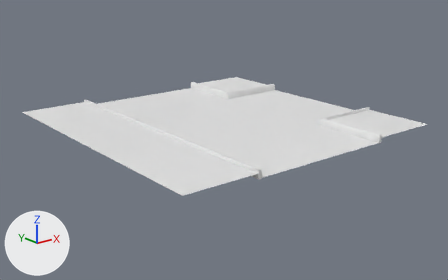
Two versions of the OBJ model Assets/3D models/road T.obj, one commit apart.
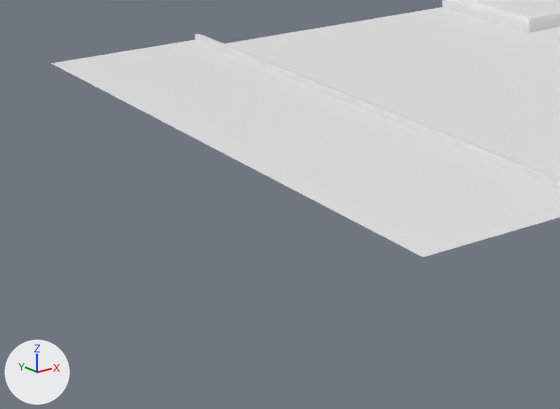
Each version is shown whole from a 50 mm lens placed at (-1540.0, -1966.0, 702.0), pointed at (2.0, -38.0, -69.0), then close up on the part from 0% to 54% of the width and 30% to 93% of the height. Arrows for +X, +Y and +Z are at lower left; the lights stay in place. Where no turn or scale is listed for an object, it has been applied to the vertices. Vertices at the same position are counted once.

Objects in the first close-up: 'road T'.
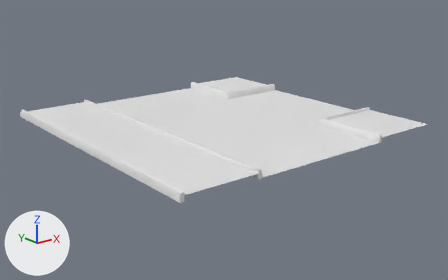
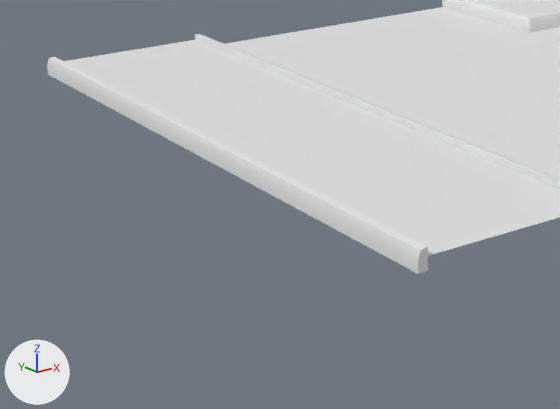
Location of each change, [x1, y1, x2, y2] in pixels of the close-ups (560 x 409 px):
'road T', reshaped: before [51, 0, 560, 257]; after [47, 0, 560, 274]
part 1 of me_road_t, added: after [47, 57, 428, 274]

What changed in the scene script:
```text
Change me_road_t:
    where me_road_t.from_pydata(...)  # 1144 vertices, 1012 faces; spans x -600.0..600.0, y -600.0..600.0, z -2.0..30.0
    used by ob_road_t; location = (0.0, 0.0, 0.0)
    me_road_t part 1: the loose piece of 392 vertices spanning x -308.0..-292.0, y -600.0..600.0, z -2.0..30.0 is copied, and the copy is turned 180 degrees about the z axis through its middle, then moved by (-300.0, 0.0, 0.0); it spans x -608.0..-592.0, y -600.0..600.0, z -2.0..30.0
```
